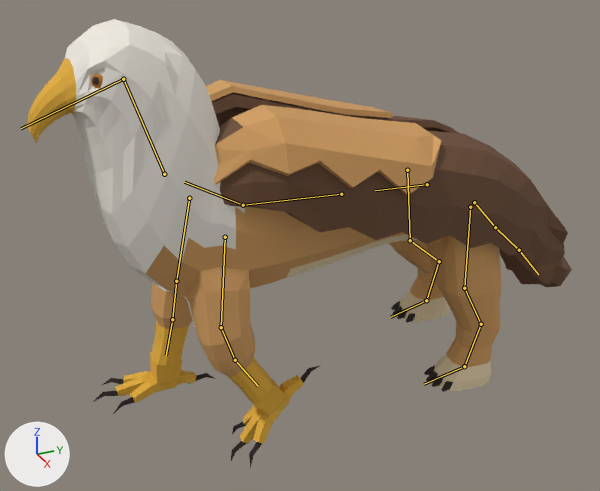
What one commit did to the glTF model creatures/experiments/boxmodel/abc/t7x/zoo/griffin/stage4/griffin.glb.
Both versions are drawn from a camera (50 mm lens) standing at (2.64, -1.38, 1.94) and looking at (-0.05, -0.17, 0.59). Every picture has the same lights, and +X, +Y and +Z are marked at lower left. The first picture is the older version. Both versions are drawn at frame 18 of the action 'move'; the numbers are the values there. The bones that bend it are drawn over the model as lines.

Names of what the first picture shows: 'body', 'piece_claws', 'piece_eye', 'piece_footL', 'piece_footR', 'piece_tuft', 'piece_wing'.
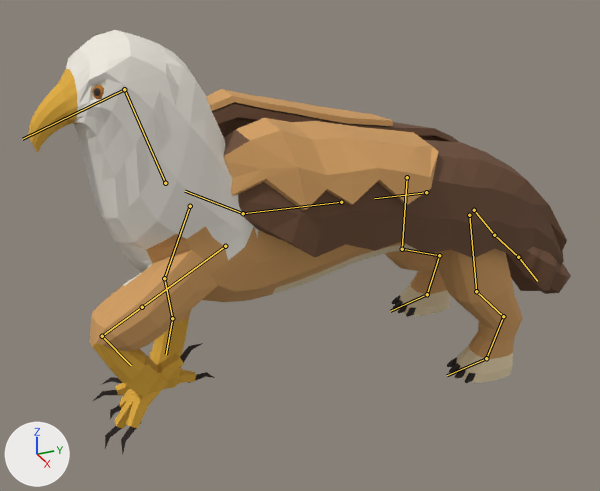
Location of each change, [x1, y1, x2, y2] in pixels of the pictures (600 x 491 px):
```json
{"object": "body", "change": "posed", "before": [26, 19, 501, 403], "after": [28, 30, 523, 384], "on screen": "8% shorter"}
{"object": "piece_wing", "change": "posed", "before": [206, 80, 568, 266], "after": [206, 89, 567, 266]}
{"object": "piece_footL", "change": "posed", "before": [231, 365, 321, 468], "after": [105, 343, 203, 454], "on screen": "9% wider, 8% taller"}
{"object": "piece_tuft", "change": "posed", "before": [500, 249, 572, 287], "after": [506, 247, 571, 294]}
{"object": "piece_footR", "change": "posed", "before": [93, 352, 215, 414], "after": [93, 352, 215, 406]}
{"object": "piece_claws", "change": "posed", "before": [391, 301, 453, 392], "after": [392, 295, 476, 383], "on screen": "35% wider"}
{"object": "piece_eye", "change": "posed", "before": [91, 74, 103, 88], "after": [92, 85, 104, 100], "on screen": "7% taller"}
{"bone": "hips", "before": "(427, 184) to (375, 190)", "after": "(426, 192) to (374, 198)"}
{"bone": "upperarm.L", "before": "(225, 237) to (221, 327)", "after": "(225, 246) to (142, 307)"}
{"bone": "forearm.L", "before": "(221, 327) to (235, 360)", "after": "(142, 307) to (102, 336)"}
{"bone": "foot.L", "before": "(235, 360) to (258, 386)", "after": "(102, 336) to (131, 365)"}
{"bone": "upperarm.R", "before": "(189, 198) to (176, 281)", "after": "(190, 206) to (164, 278)"}
{"bone": "forearm.R", "before": "(176, 281) to (172, 319)", "after": "(164, 278) to (172, 318)"}
{"bone": "foot.R", "before": "(172, 319) to (166, 355)", "after": "(172, 318) to (166, 354)"}
{"bone": "thigh.L", "before": "(470, 207) to (464, 288)", "after": "(469, 215) to (476, 291)"}
{"bone": "shin.L", "before": "(464, 288) to (481, 324)", "after": "(476, 291) to (503, 316)"}
{"bone": "hfoot.L", "before": "(481, 324) to (464, 366)", "after": "(503, 316) to (486, 358)"}
{"bone": "thigh.R", "before": "(407, 170) to (410, 240)", "after": "(407, 177) to (402, 249)"}
{"bone": "shin.R", "before": "(410, 240) to (439, 261)", "after": "(402, 249) to (439, 255)"}
{"bone": "hfoot.R", "before": "(439, 261) to (426, 300)", "after": "(439, 255) to (427, 294)"}
```

Scene script edits in JSON lines:
```json
{"block": "bone_hips", "where": "bone_hips = bpy.data.objects['rig'].pose.bones['hips']"}
{"op": "set", "path": "bone_hips.location", "old": "(0.0, 0.0, 0.0)", "new": "(0.0, -0.002, -0.033)"}
{"block": "bone_upperarm_l", "where": "bone_upperarm_l = bpy.data.objects['rig'].pose.bones['upperarm.L']  # child of 'chest'"}
{"op": "set", "path": "bone_upperarm_l.rotation_quaternion", "old": "(1.0, -0.03, 0.0, 0.0)", "new": "(0.899, 0.438, 0.0, -0.009)", "note": "degrees (-3, 0, 0) -> degrees (52, 0, -1)"}
{"block": "bone_forearm_l", "where": "bone_forearm_l = bpy.data.objects['rig'].pose.bones['forearm.L']  # child of 'upperarm.L'"}
{"op": "set", "path": "bone_forearm_l.rotation_quaternion", "old": "(0.981, -0.193, 0.0, 0.0)", "new": "(0.999, 0.018, 0.006, 0.031)", "note": "degrees (-22, 0, 0) -> degrees (2, 1, 4)"}
{"block": "bone_foot_l", "where": "bone_foot_l = bpy.data.objects['rig'].pose.bones['foot.L']  # child of 'forearm.L'"}
{"op": "set", "path": "bone_foot_l.rotation_quaternion", "old": "(0.989, -0.145, 0.0, 0.0)", "new": "(0.667, -0.745, 0.026, -0.024)", "note": "degrees (-17, 0, 0) -> degrees (-96, 0, -4)"}
{"block": "bone_upperarm_r", "where": "bone_upperarm_r = bpy.data.objects['rig'].pose.bones['upperarm.R']  # child of 'chest'"}
{"op": "set", "path": "bone_upperarm_r.rotation_quaternion", "old": "(1.0, 0.03, 0.0, 0.0)", "new": "(0.991, 0.076, 0.003, -0.109)", "note": "degrees (3, 0, 0) -> degrees (9, 1, -12)"}
{"block": "bone_forearm_r", "where": "bone_forearm_r = bpy.data.objects['rig'].pose.bones['forearm.R']  # child of 'upperarm.R'"}
{"op": "set", "path": "bone_forearm_r.rotation_quaternion", "old": "(1.0, 0.0, 0.0, 0.0)", "new": "(0.93, -0.123, 0.0, 0.346)", "note": "degrees (0, 0, 0) -> degrees (-13, 5, 40)"}
{"block": "bone_foot_r", "where": "bone_foot_r = bpy.data.objects['rig'].pose.bones['foot.R']  # child of 'forearm.R'"}
{"op": "set", "path": "bone_foot_r.rotation_quaternion", "old": "(1.0, 0.0, 0.0, 0.0)", "new": "(0.967, 0.077, -0.004, -0.243)", "note": "degrees (0, 0, 0) -> degrees (9, 2, -28)"}
{"block": "bone_thigh_l", "where": "bone_thigh_l = bpy.data.objects['rig'].pose.bones['thigh.L']  # child of 'hips'"}
{"op": "set", "path": "bone_thigh_l.rotation_quaternion", "old": "(1.0, 0.03, 0.0, 0.0)", "new": "(0.998, -0.057, 0.0, 0.001)", "note": "degrees (3, 0, 0) -> degrees (-7, 0, 0)"}
{"block": "bone_shin_l", "where": "bone_shin_l = bpy.data.objects['rig'].pose.bones['shin.L']  # child of 'thigh.L'"}
{"op": "set", "path": "bone_shin_l.rotation_quaternion", "old": "(1.0, 0.0, 0.0, 0.0)", "new": "(0.998, -0.063, 0.0, -0.003)", "note": "degrees (0, 0, 0) -> degrees (-7, 0, 0)"}
{"block": "bone_hfoot_l", "where": "bone_hfoot_l = bpy.data.objects['rig'].pose.bones['hfoot.L']  # child of 'shin.L'"}
{"op": "set", "path": "bone_hfoot_l.rotation_quaternion", "old": "(1.0, 0.0, 0.0, 0.0)", "new": "(0.989, 0.15, 0.004, 0.0)", "note": "degrees (0, 0, 0) -> degrees (17, 0, 0)"}
{"block": "bone_thigh_r", "where": "bone_thigh_r = bpy.data.objects['rig'].pose.bones['thigh.R']  # child of 'hips'"}
{"op": "set", "path": "bone_thigh_r.rotation_quaternion", "old": "(1.0, -0.03, 0.0, 0.0)", "new": "(1.0, 0.026, 0.0, -0.004)", "note": "degrees (-3, 0, 0) -> degrees (3, 0, 0)"}
{"block": "bone_shin_r", "where": "bone_shin_r = bpy.data.objects['rig'].pose.bones['shin.R']  # child of 'thigh.R'"}
{"op": "set", "path": "bone_shin_r.rotation_quaternion", "old": "(0.992, -0.129, 0.0, 0.0)", "new": "(0.934, -0.358, 0.001, 0.009)", "note": "degrees (-15, 0, 0) -> degrees (-42, 1, 1)"}
{"block": "bone_hfoot_r", "where": "bone_hfoot_r = bpy.data.objects['rig'].pose.bones['hfoot.R']  # child of 'shin.R'"}
{"op": "set", "path": "bone_hfoot_r.rotation_quaternion", "old": "(0.987, 0.161, 0.0, 0.0)", "new": "(0.942, 0.336, -0.006, -0.002)", "note": "degrees (19, 0, 0) -> degrees (39, -1, 0)"}
```
